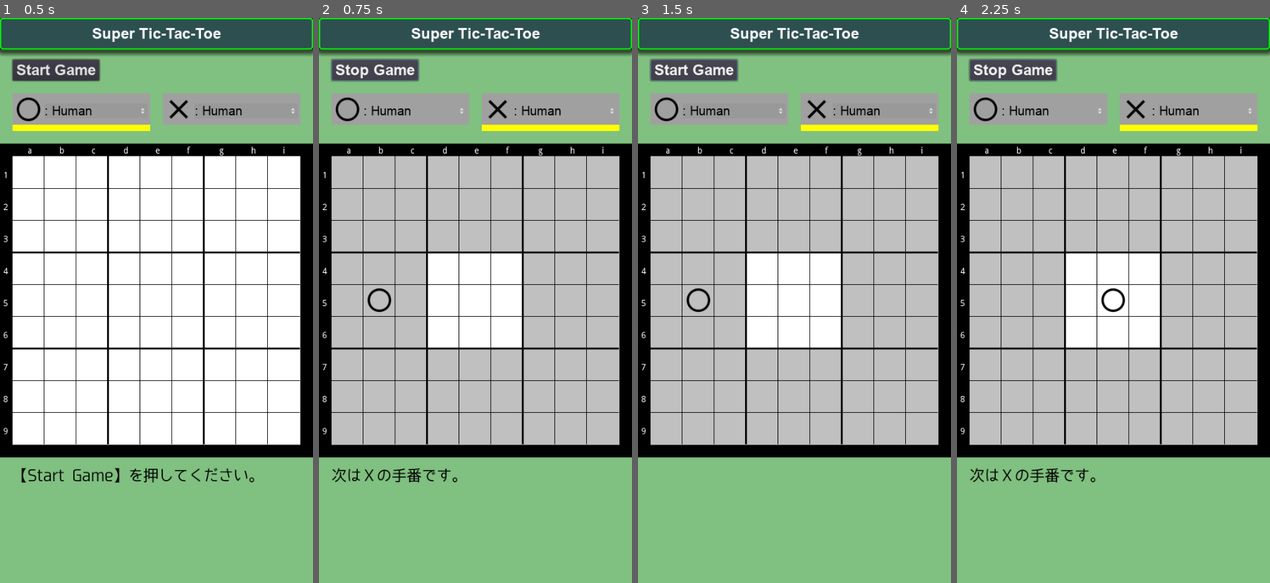
Above: before the commit, frames 1-4 (left to right).
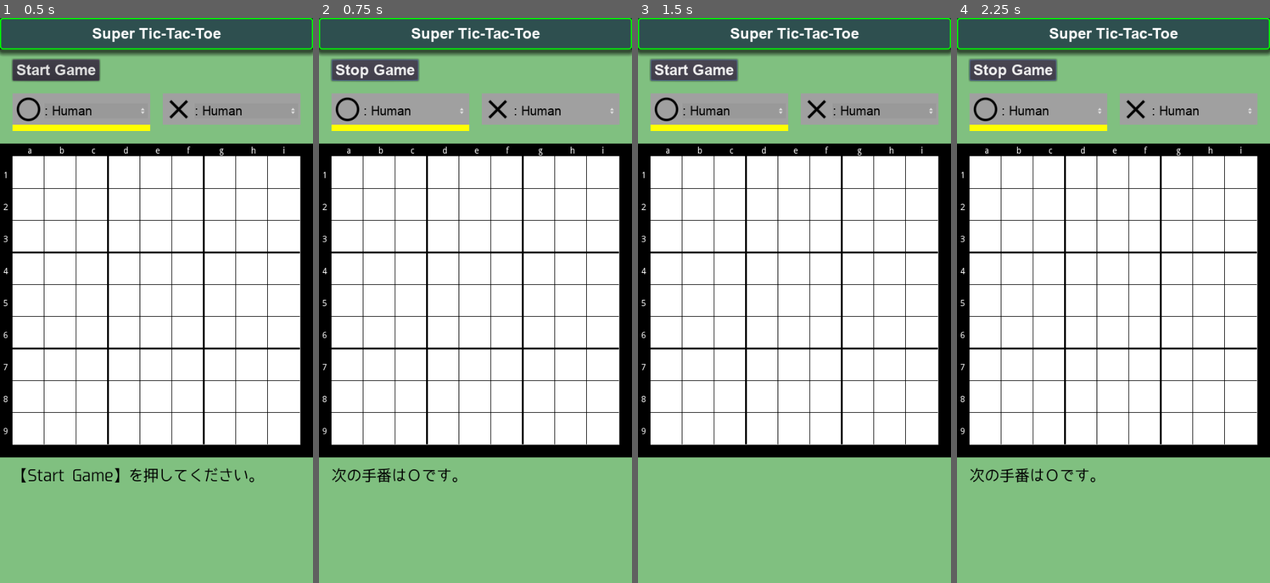
Above: after the commit, the same moments.

Repository: vivisuke/SuperTicTacToe
Game: Godot game, scene res://MainScene.tscn
Two runs of this game, one before a commit and one after it. Both use one fixed random seed, a clock stepped at 60 frames per second and the inputs below.
Inputs:
- Up to frame 1 (0.5 s): no input
- Up to frame 2 (0.75 s): click "Start Game" at 0.5 s
- Up to frame 3 (1.5 s): click "Stop Game" at 1.25 s
- Up to frame 4 (2.25 s): click "Start Game" at 2 s

Frame 1 is identical in both runs. In frame 2, 41% of the frame differs, in the area x 3-97%, y 18-83%; in frame 3, 41%; in frame 4, 41%.

Commit message:
0039 ◎ C 01/04 01/04 0.001│ToDo│人間 vs 人間 対応

Diff:
--- a/SuperTicTacToe/scripts/MainScene.gd
+++ b/SuperTicTacToe/scripts/MainScene.gd
@@ -21,7 +21,7 @@
 var waiting = 0;				# ウェイト中カウンタ
 var game_started = false				# ゲーム中
 var next_color = MARU
-var maru_player = AI
+var maru_player = HUMAN
 var batsu_player = HUMAN
 #var next_logical_board = [-1, -1]	# 着手可能ロジカルボード
 var next_board = -1				# [0, 9): 着手可能ロジカルボード、-1 for すべてのボードに着手可能
@@ -149,7 +149,8 @@
 func _process(delta):
 	if waiting > 0:
 		waiting -= 1
-	elif game_started && !AI_thinking && next_color == MARU:
+	elif( game_started && !AI_thinking &&
+			next_color == MARU && maru_player == AI || next_color == BATSU && batsu_player == AI):
 		AI_thinking = true
 		put_pos = AI_think_random()
 		print("AI put ", put_pos)
Not shown, changed: SuperTicTacToe.spr
